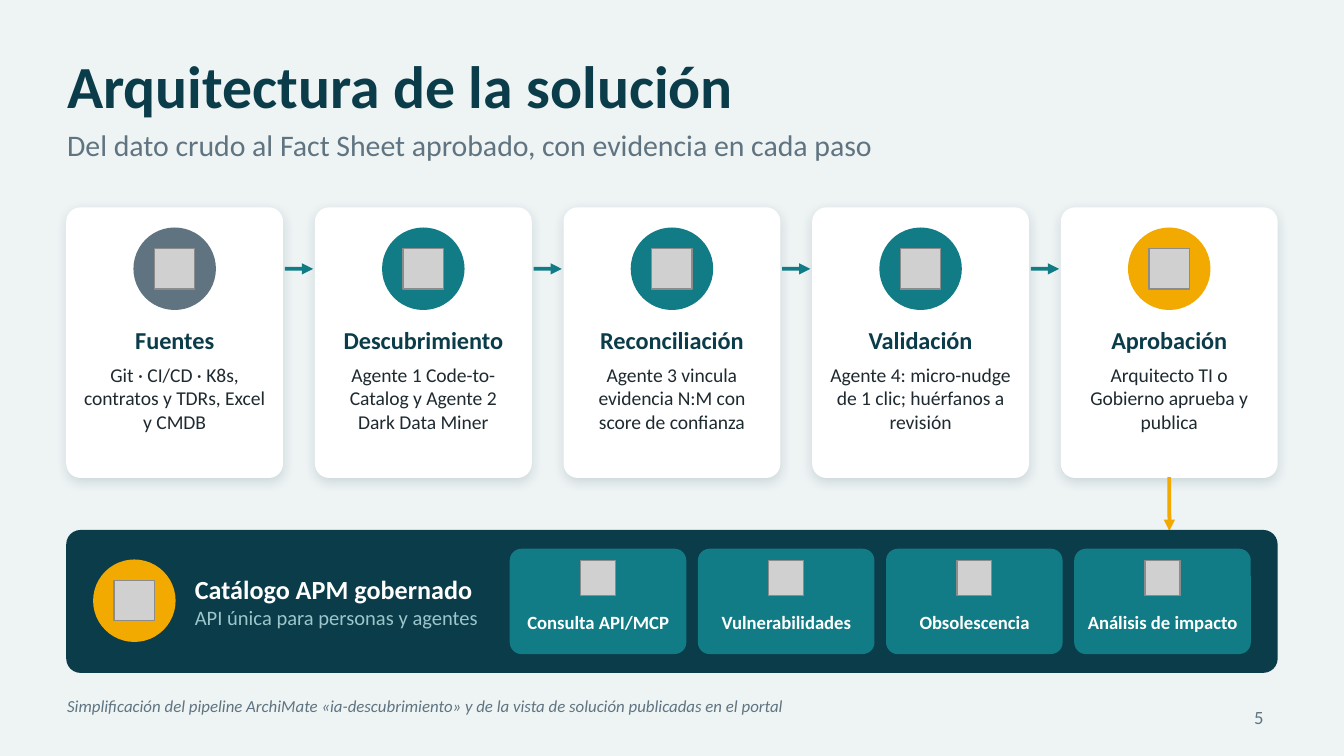
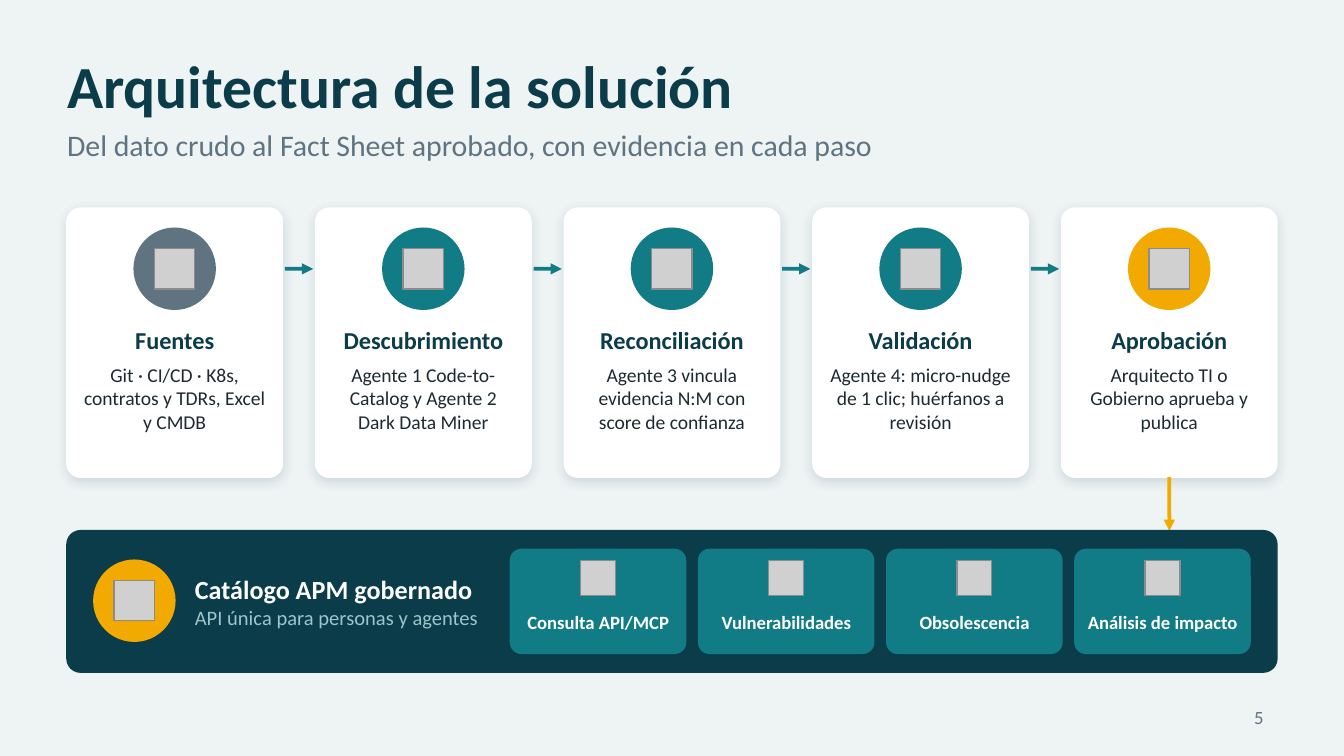
Before and after one commit to DavisLCVB/application-portfolio-management, a slide deck: slide 5 of docs/presentaciones/pitch-apm-ia-agentica.pptx. Drawn at 1344x756 pixels with LibreOffice and Linux fonts; fonts in the diff are those of the drawing; grey boxes stand for pictures. Boxes give left, top, right and bottom in pixels: in the first picture for what was removed or moved away, otherwise in the second. Text is boxed around its words. In the diff, an @@ line names an element or a change of style, - is before the commit and + after.

```diff
--- a/docs/presentaciones/pitch-apm-ia-agentica.pptx
+++ b/docs/presentaciones/pitch-apm-ia-agentica.pptx
@@ text removed at <box>67,700,783,715</box> @@
-Simplificación del pipeline ArchiMate «ia-descubrimiento» y de la vista de solución publicadas en el portal
```
Also in this commit, not shown: 7 other slides changed.
